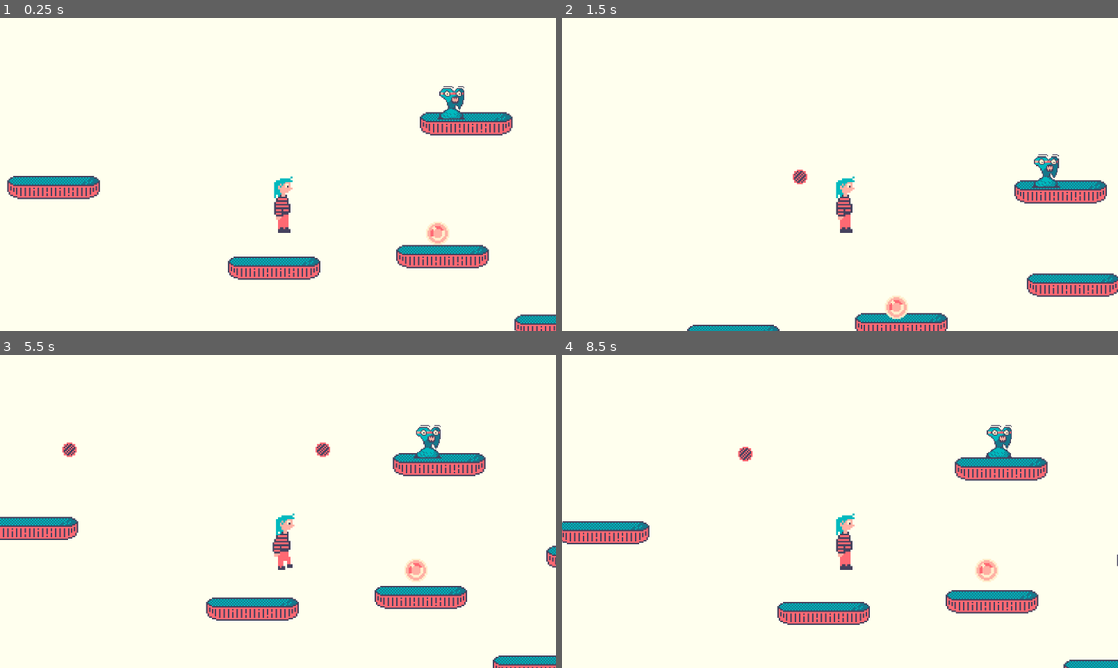
Above: before the commit, frames 1-4 (two rows, left to right).
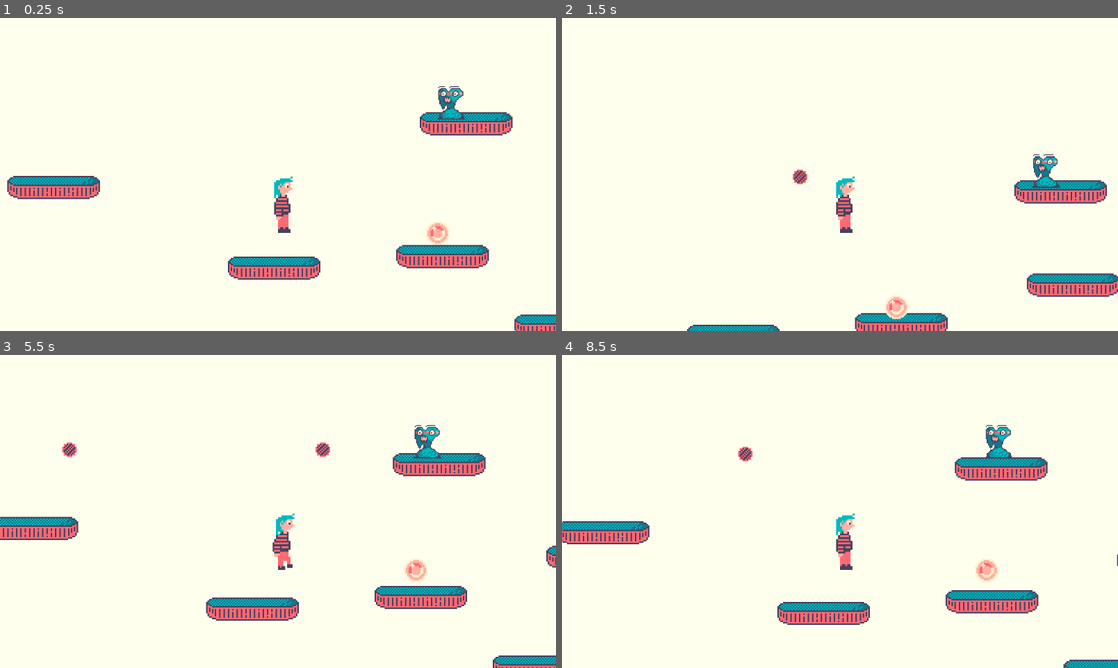
Above: after the commit, the same moments.

Repository: InnDieGames/godot-platformer
Game: Godot game, scene res://Level.tscn
Same seed, same stepped clock (60 frames per second), same inputs: the game is played once before the commit and once after it. The engine's default icon, where the game draws it, is replaced by a stand-in: a white triangle on a blue panel in a dark square.
Inputs:
- Up to frame 1 (0.25 s): no input
- Up to frame 2 (1.5 s): tap Enter (ui_accept) at 0.5, 0.77 s; hold Right (ui_right) from 0.53 s (still down)
- Up to frame 3 (5.5 s): tap Enter (ui_accept) at 1.52, 3.02, 3.77, 4.52 s; release Right (ui_right) at 2.03 s; hold Left (ui_left) 2.03-2.78 s; hold Right (ui_right) 2.78-4.28 s; hold Left (ui_left) 4.28-5.03 s; hold Right (ui_right) from 5.03 s (still down)
- Up to frame 4 (8.5 s): release Right (ui_right) at 5.78 s; hold Left (ui_left) 5.78-7.28 s; tap Enter (ui_accept) at 6.02, 6.77, 7.25, 7.52 s; hold Right (ui_right) from 7.28 s (still down)

The runs differ from the first frame. In frame 1, 0.3% of the frame differs, in the area x 78-84%, y 21-33%; in frame 2, 0.3%; in frame 3, 0.3%, in the area x 74-80%, y 22-33%; in frame 4, 0.3%.

Commit message:
flip enemy

Diff:
--- a/Level.tscn
+++ b/Level.tscn
@@ -75,7 +75,7 @@
 script = ExtResource("5_m3clv")
 
 [node name="Sprite2D" type="Sprite2D" parent="CharacterBody2D2" unique_id=1201582442]
-scale = Vector2(3, 3)
+scale = Vector2(-3, 3)
 texture = ExtResource("7_4eo0i")
 metadata/_edit_lock_ = true
 
